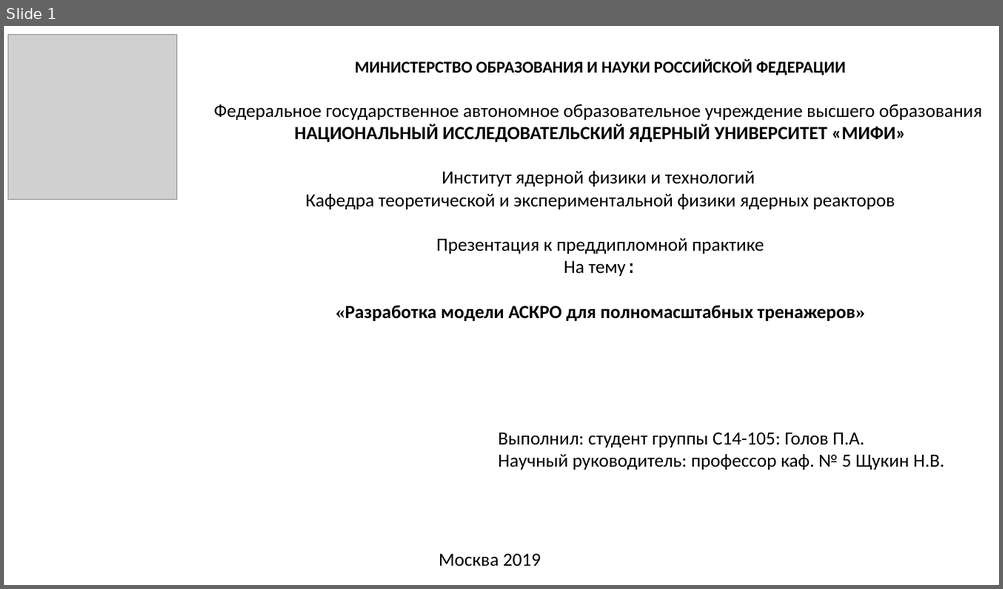
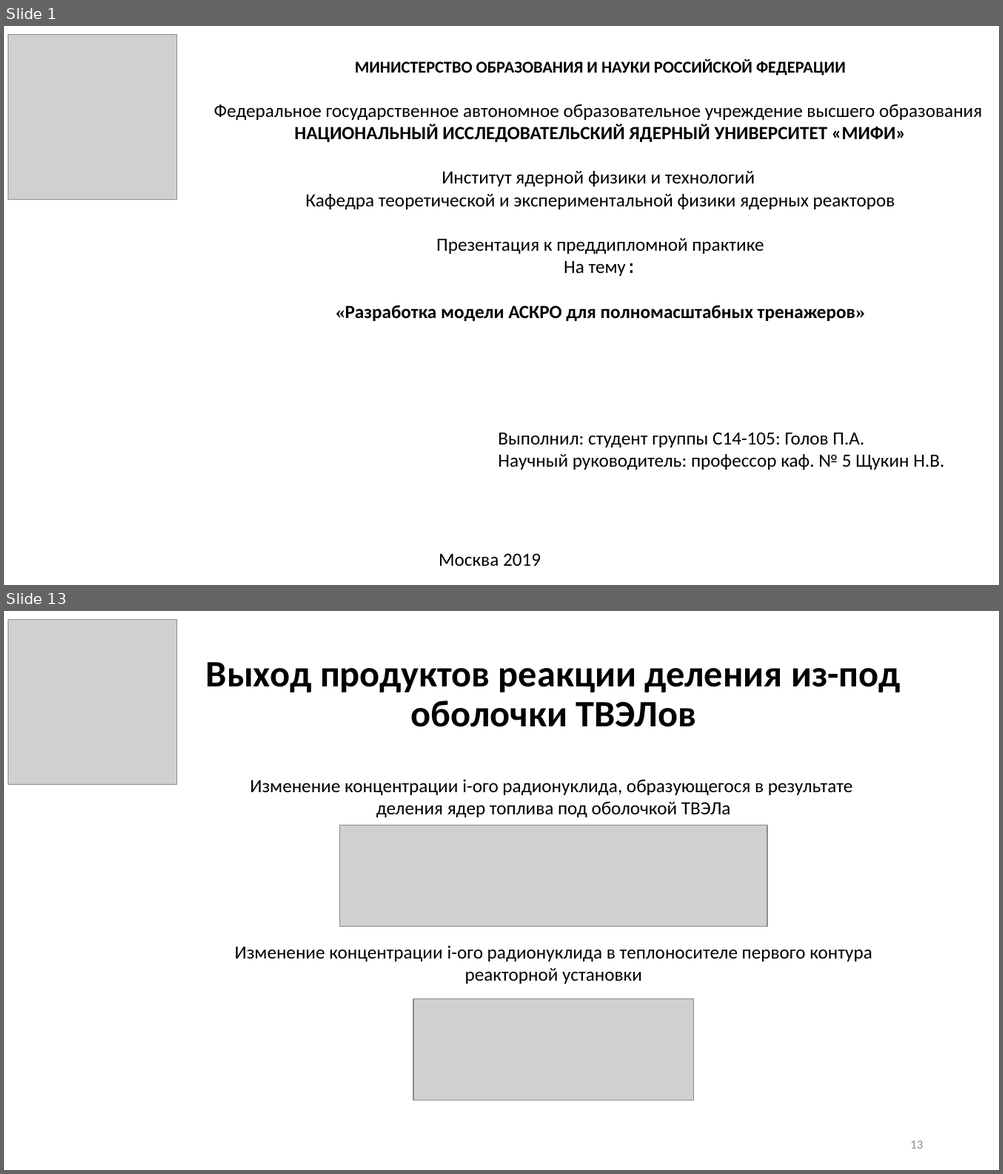
Before and after one commit to GolovPavel/diploma_golov, a slide deck: practice/presentation/practice.pptx. Shown one above the other, each under a label of ours: slide 1 before the commit, slides 1 and 13 after it; the slides between them are not shown. The pictures are 1003x589 and 1003x1174 pixels, drawn with LibreOffice and Linux fonts; fonts in the diff are those of the drawing; grey boxes stand for pictures. Boxes give left, top, right and bottom in pixels: in the first picture for what was removed or moved away, otherwise in the second. Text is boxed around its words. In the diff, an @@ line names an element or a change of style, - is before the commit and + after.

```diff
--- a/practice/presentation/practice.pptx
+++ b/practice/presentation/practice.pptx
@@ slide 13 added at box(4, 611, 999, 1170), background #FFFFFF @@
@@ picture added at box(8, 619, 176, 784) @@
@@ title added at box(206, 662, 900, 727), 36 pt, text #000000, bold @@
+Выход продуктов реакции деления из-под оболочки ТВЭЛов
@@ text added at box(250, 779, 852, 817), 18 pt, text #000000 @@
+Изменение концентрации i-ого радионуклида, образующегося в результате
+деления ядер топлива под оболочкой ТВЭЛа
@@ picture added at box(340, 826, 767, 927) @@
@@ text added at box(235, 945, 872, 984), 18 pt, text #000000 @@
+Изменение концентрации i-ого радионуклида в теплоносителе первого контура
+реакторной установки
@@ picture added at box(414, 999, 694, 1100) @@
@@ page number added at box(910, 1141, 922, 1149), 12 pt, text #8C8C8C @@
+13
```
Also in this commit, not shown: 11 slides changed, 2 other slides added, 1 slide removed.
